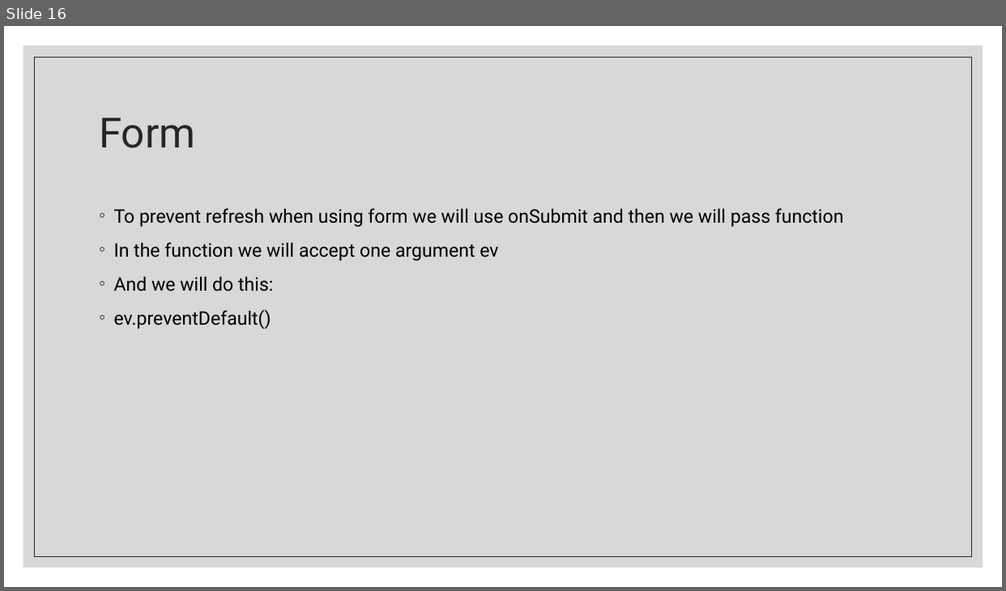
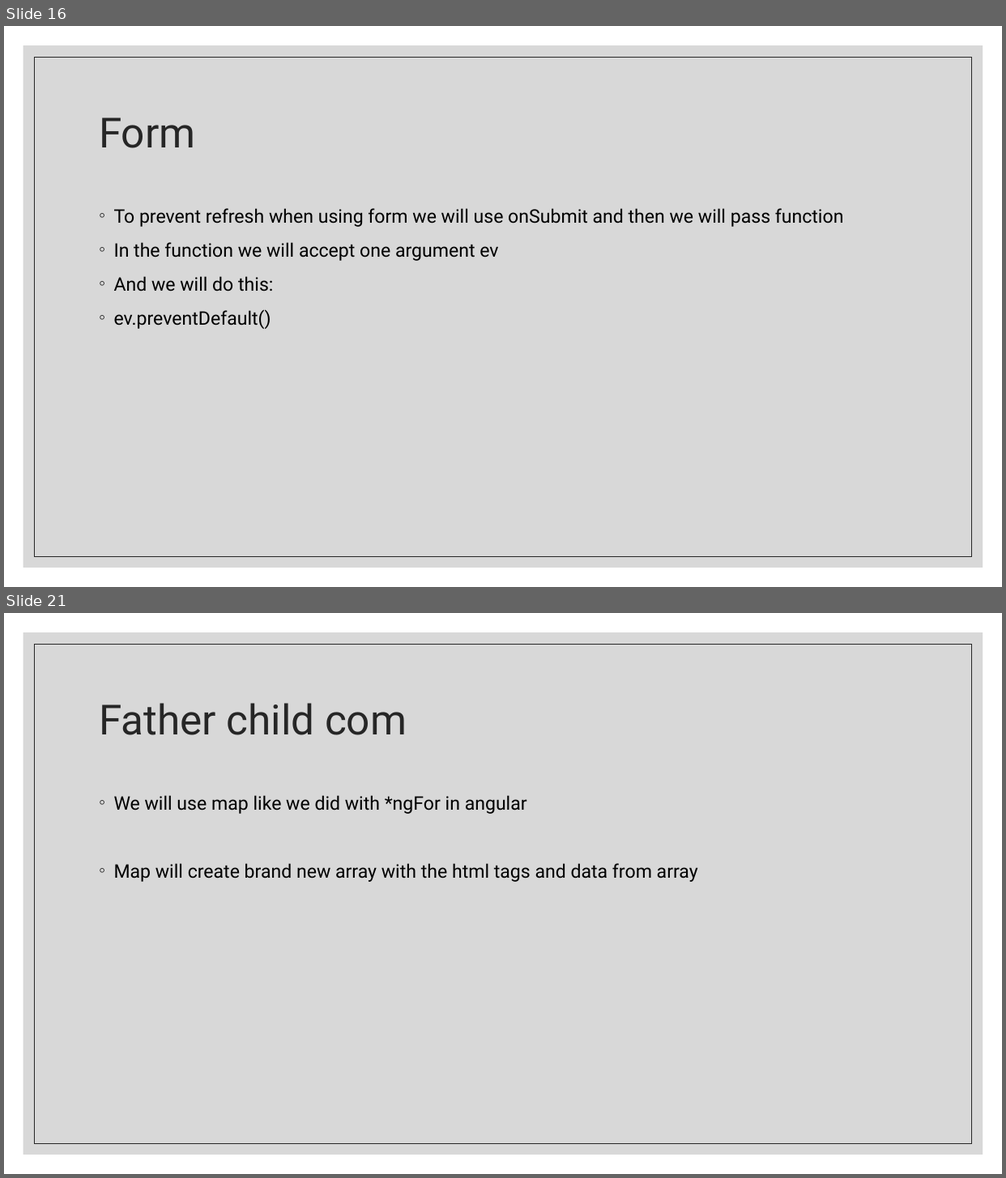
Before and after one commit to Rlss91/ht_W011121MR_morning_first-project, a slide deck: docs/React.pptx. Shown one above the other, each under a label of ours: slide 16 before the commit, slides 16 and 21 after it; the slides between them are not shown. The pictures are 1006x591 and 1006x1178 pixels, drawn with LibreOffice and Linux fonts; fonts in the diff are those of the drawing. Boxes give left, top, right and bottom in pixels: in the first picture for what was removed or moved away, otherwise in the second. Text is boxed around its words. In the diff, an @@ line names an element or a change of style, - is before the commit and + after.

```diff
--- a/docs/React.pptx
+++ b/docs/React.pptx
@@ slide 21 added at <box>4,613,1002,1174</box>, background #FFFFFF; not listed: 2 template elements that a slide beside it also shows @@
@@ title added at <box>99,703,407,735</box>, 40 pt, text #262626 @@
+Father child com
@@ text added at <box>114,795,698,882</box>, 18 pt, text #000000 @@
+◦ We will use map like we did with *ngFor in angular
+◦ Map will create brand new array with the html tags and data from array
```
Also in this commit, not shown: 1 slide changed, 5 other slides added, 5 other files.
